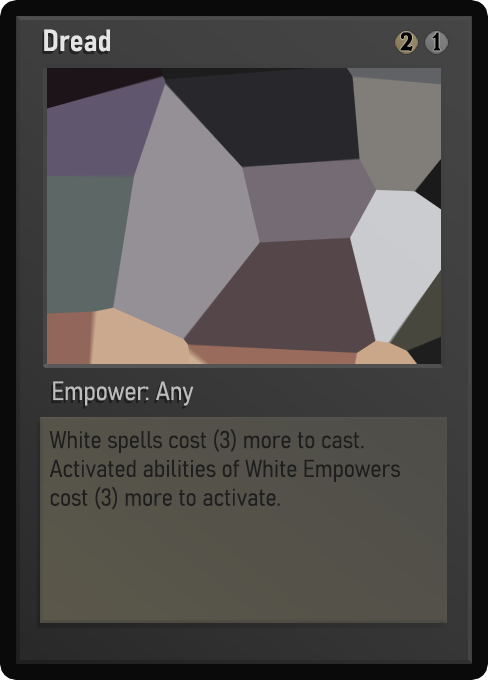
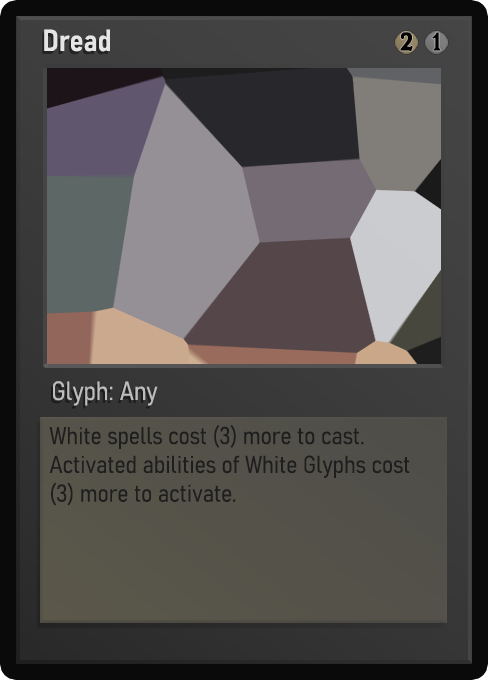
Layered file, before and after one edit (488x680). Changes by layer:
painted on "Class" over [53, 381, 194, 406]
painted on "Desc_norm" over [49, 425, 410, 510]
